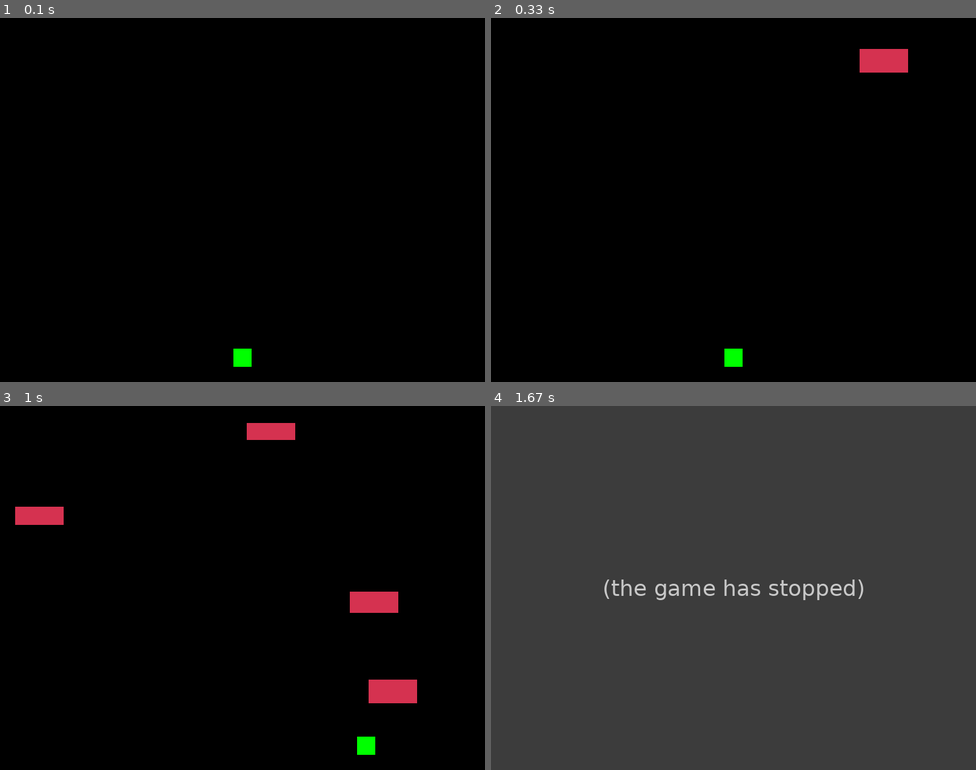
Above: before the commit, frames 1-4 (two rows, left to right).
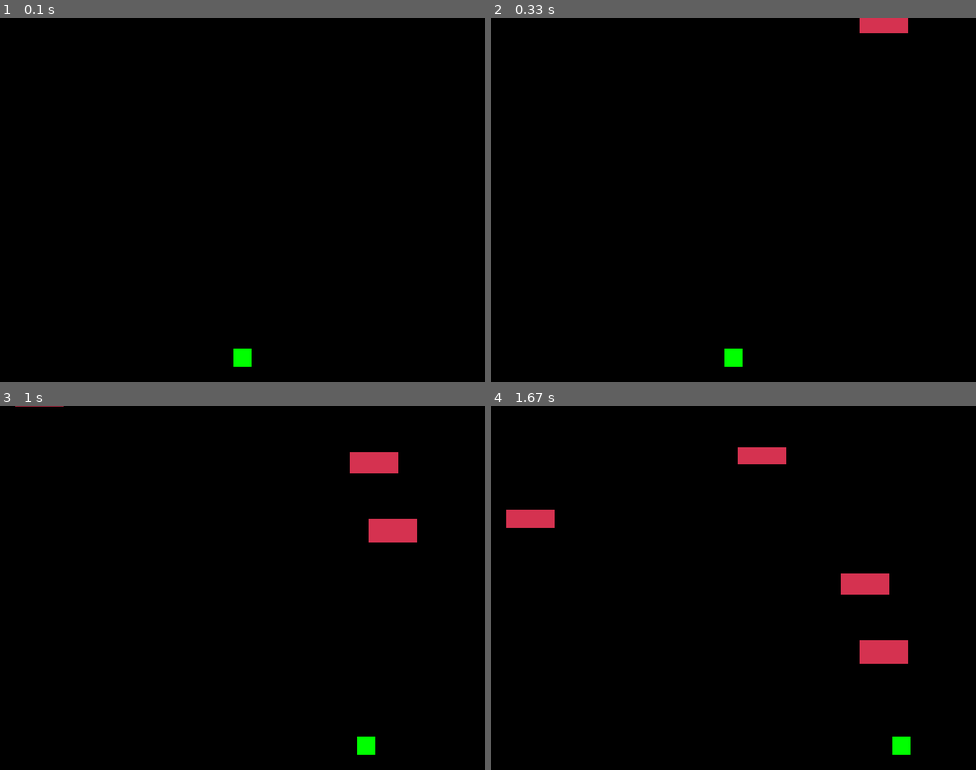
Above: after the commit, the same moments.

Repository: johnwangwyx/Dodge-The-Wall-pygame-with-STM32L4-
Game: pygame game, started from game.py
Two runs of this game, one before a commit and one after it. Both use one fixed random seed, a clock stepped at 60 frames per second and the inputs below.
Inputs:
- Up to frame 1 (0.1 s): no input
- Up to frame 2 (0.33 s): no input
- Up to frame 3 (1 s): hold Right 0.33-0.8 s; hold Right from 0.83 s (still down)
- Up to frame 4 (1.67 s): release Right at 1.3 s; hold Left from 1.33 s (still down)

Frame 1 is identical in both runs. In frame 2, 1.1% of the frame differs, in the area x 76-86%, y 0-15%; in frame 3, 3.5%; in frame 4, 100%, in the area x 0-100%, y 0-100%.
Before the commit the program exited at 1.08 s; later frames show no game.

Commit message:
Walls moves faster with time in the game

Diff:
--- a/game.py
+++ b/game.py
@@ -1,5 +1,6 @@
 import pygame
 import random
+from datetime import datetime
 
 # Pygame initialization
 pygame.init()
@@ -9,7 +10,7 @@
 PLAYER_ACC = 0.9
 FRICTION = -0.12
 FPS = 60
-WALL_SPEED = 10
+WALL_SPEED = 5
 
 # Colors
 WHITE = (255, 255, 255)
@@ -74,7 +75,13 @@
 
     running = True
     last_wall_y = 0
+    start_time = datetime.now()
     while running:
+        current_time = datetime.now()
+        elapsed_time = (current_time - start_time).total_seconds()
+        global WALL_SPEED
+        WALL_SPEED = 5 + elapsed_time/5
+
         clock.tick(FPS)
 
         if len(walls) < 5:
@@ -83,7 +90,7 @@
             random_x = random.randint(0, WIDTH - WALL_WIDTH)
 
             # Make sure there's a gap between this wall and the last
-            gap = 100
+            gap = 70
             random_y = last_wall_y - WALL_HEIGHT - gap
             last_wall_y = random_y
 
